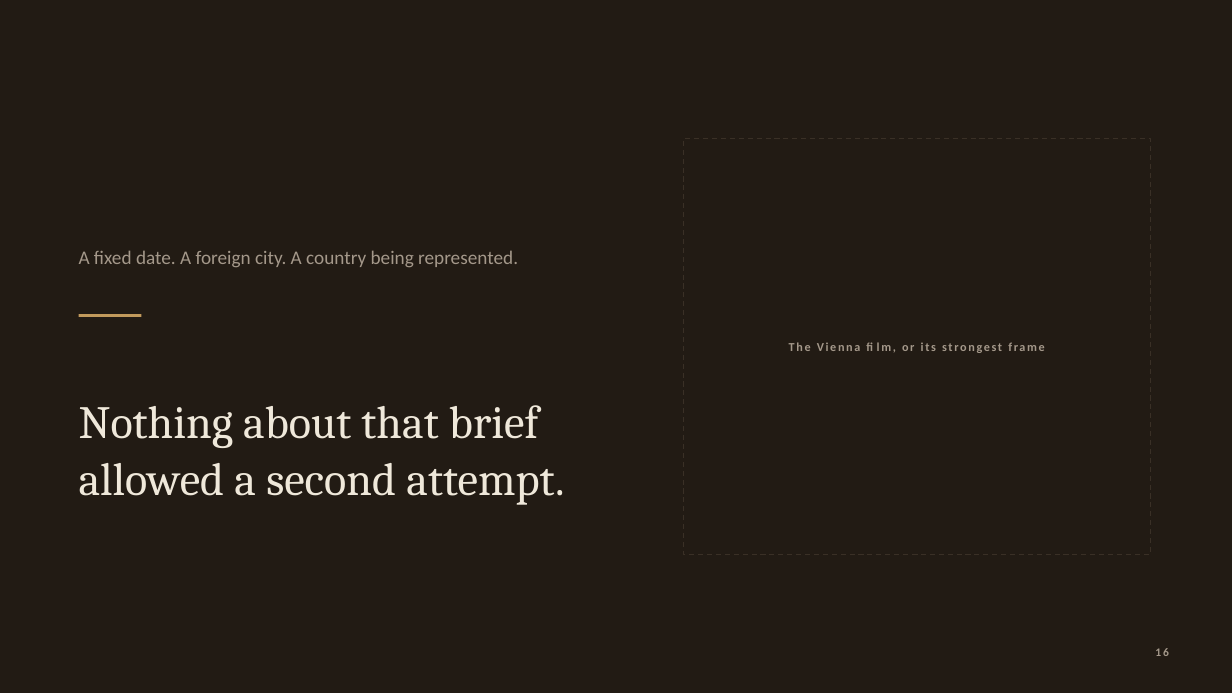
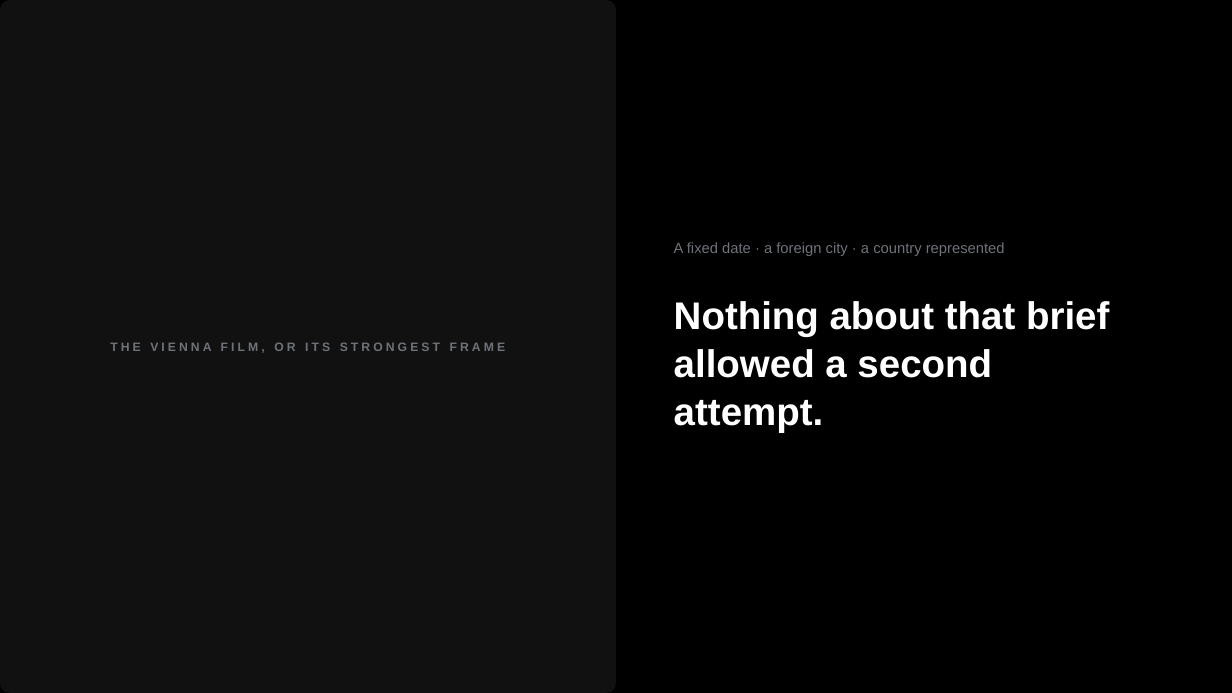
Before and after one commit to tanvichitnis1/NEW-, a slide deck: slide 17 of deck-pptx/EOV-Credentials-2026.pptx (slide 16 before the commit). Drawn at 1232x693 pixels with LibreOffice and Linux fonts; fonts in the diff are those of the drawing. Boxes give left, top, right and bottom in pixels: in the first picture for what was removed or moved away, otherwise in the second. Text is boxed around its words. In the diff, an @@ line names an element or a change of style, - is before the commit and + after.

```diff
--- a/deck-pptx/EOV-Credentials-2026.pptx
+++ b/deck-pptx/EOV-Credentials-2026.pptx
@@ background #221B14 to #000000 @@
@@ rounded rectangle added at [0, 0, 616, 693], fill #111111 @@
@@ rectangle removed at [684, 139, 1151, 555] @@
@@ text at [674, 242, 1005, 256]: text changed; size 15 to 11.5 pt; font Calibri to Arial; text colour #A4988A to #6E7379 @@
-A fixed date. A foreign city. A country being represented.
+A fixed date · a foreign city · a country represented
@@ text "Nothing about that brief allowed ...": place and size @@
-text "Nothing about that brief allowed ..." at [79, 405, 564, 505]
+text "Nothing about that brief allowed ..." at [674, 301, 1109, 433]
@@ text "Nothing about that brief allowed ..." at [674, 301, 1109, 433]: size 36 to 30 pt, font Cambria to Arial, text colour #EFE8DA to #FFFFFF, bold on; line spacing 44pt to 37.5pt; vertical alignment middle to top @@
@@ rectangle removed at [79, 314, 141, 317] @@
@@ text at [110, 342, 506, 353]: text changed; font Calibri to Arial; text colour #A4988A to #6E7379 @@
-The Vienna film, or its strongest frame
+THE VIENNA FILM, OR ITS STRONGEST FRAME
@@ text removed at [1155, 648, 1169, 656] @@
-16
```
Also in this commit, not shown: 14 other slides changed, 10 slides added, 9 slides removed, 3 other files.
